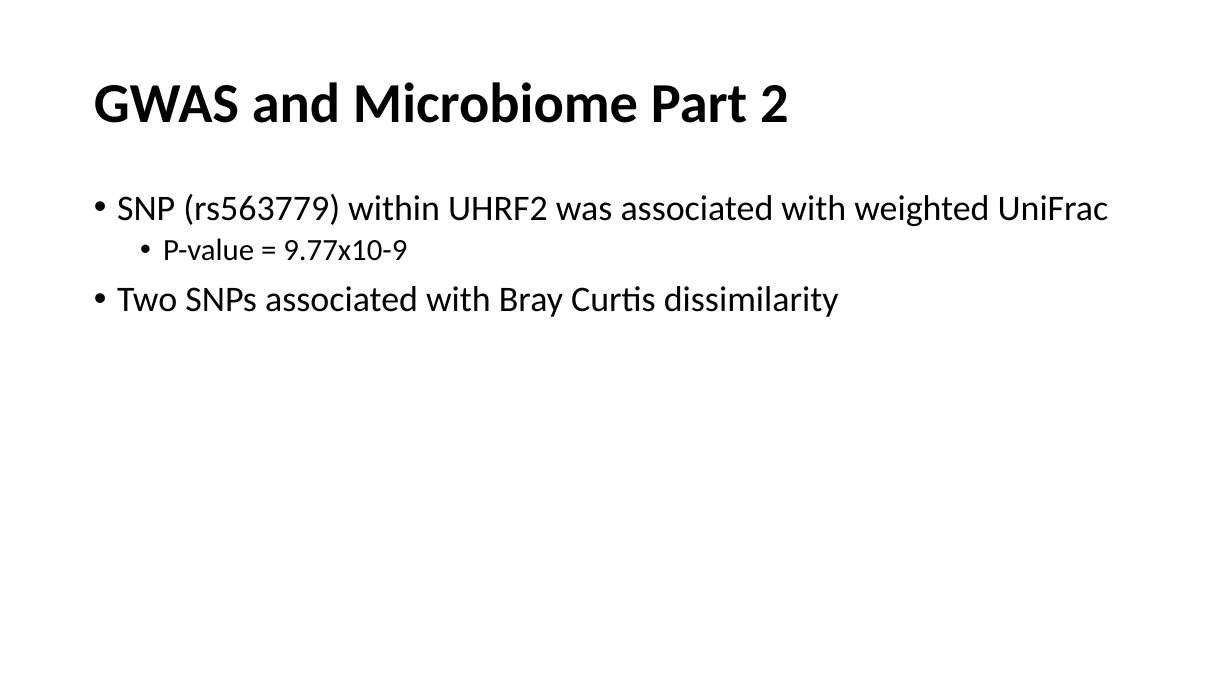
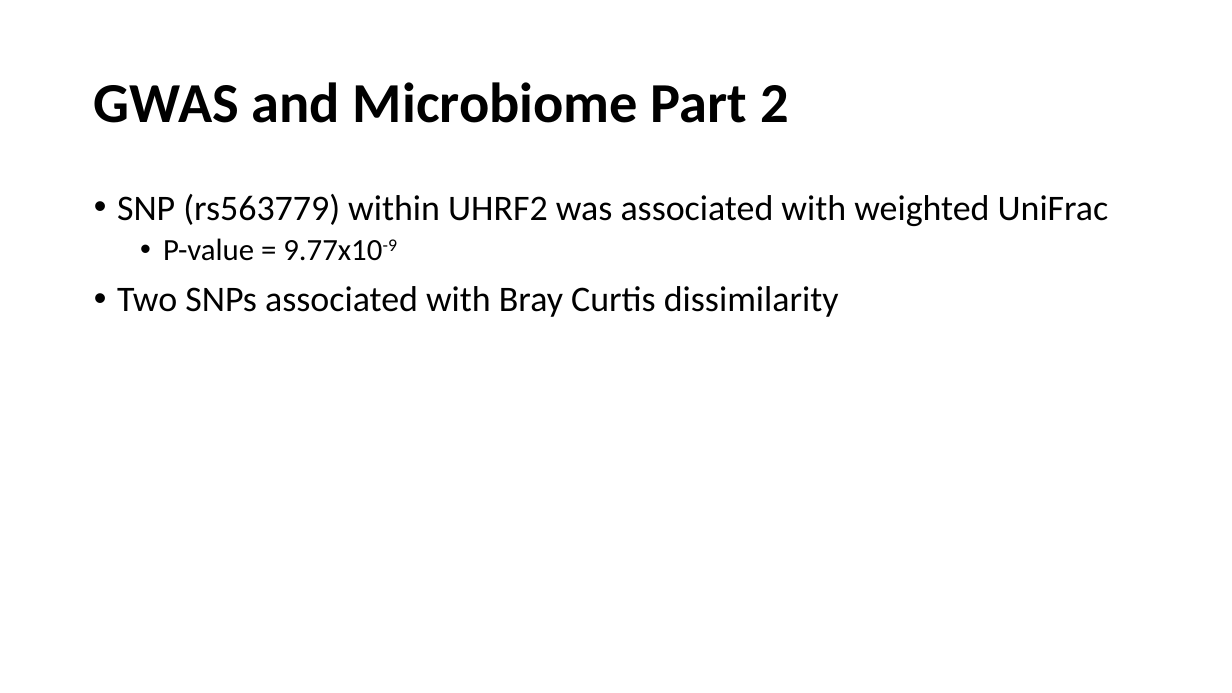
Before and after one commit to marcsze/SchlossLabPresentations, a slide deck: slide 14 of 2016_07_14/genetic_determinants_journal_club.pptx. Drawn at 1232x693 pixels with LibreOffice and Linux fonts; fonts in the diff are those of the drawing. Boxes give left, top, right and bottom in pixels: in the first picture for what was removed or moved away, otherwise in the second. Text is boxed around its words. In the diff, an @@ line names an element or a change of style, - is before the commit and + after.

```diff
--- a/2016_07_14/genetic_determinants_journal_club.pptx
+++ b/2016_07_14/genetic_determinants_journal_club.pptx
@@ text at (163,238,397,261): now superscript in "9.77x10-9" @@
```
Also in this commit, not shown: 5 other slides changed, 1 other file.
